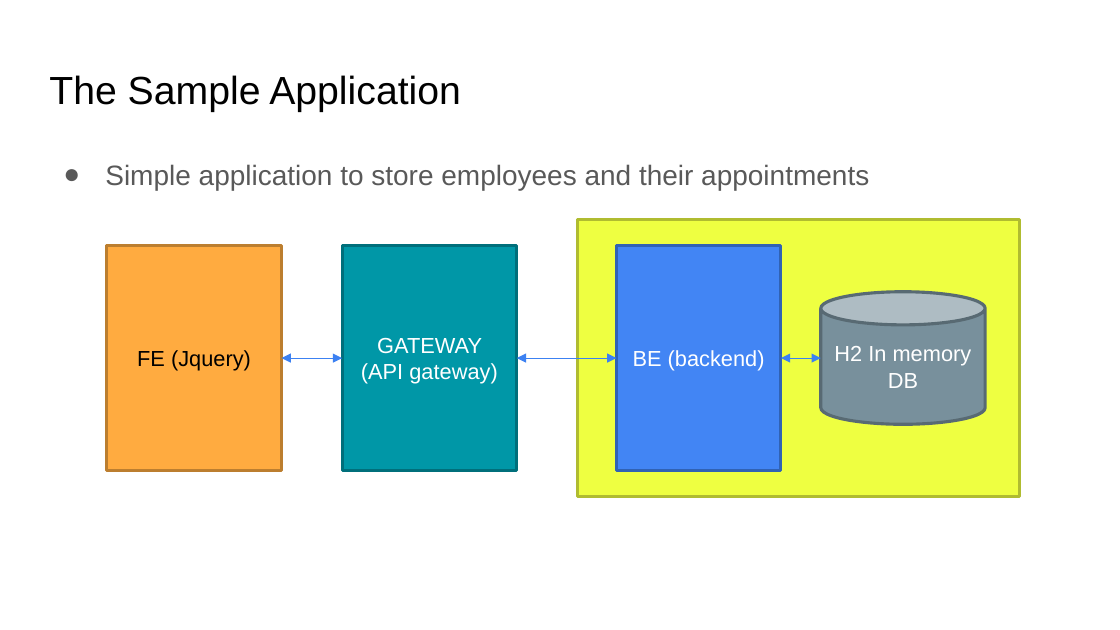
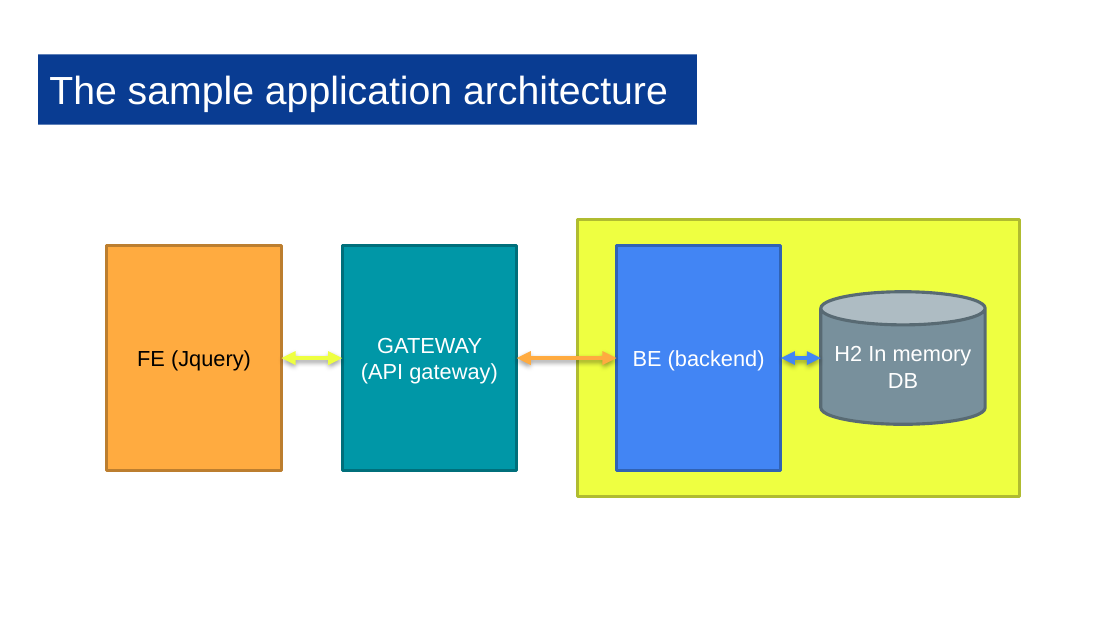
Before and after one commit to kendarorg/HttpAnsweringMachine, a slide deck: slide 5 of docs/HAM.EP.pptx (slide 6 before the commit). Drawn at 1120x630 pixels with LibreOffice and Linux fonts; fonts in the diff are those of the drawing; background and template pictures are left out. Boxes give left, top, right and bottom in pixels: in the first picture for what was removed or moved away, otherwise in the second. Text is boxed around its words. In the diff, an @@ line names an element or a change of style, - is before the commit and + after.

```diff
--- a/docs/HAM.EP.pptx
+++ b/docs/HAM.EP.pptx
@@ title "The sample application architecture": place and size @@
-title "The sample application architecture" at bbox=[49, 75, 461, 112]
+title "The sample application architecture" at bbox=[38, 55, 697, 125]
@@ title "The sample application architecture" at bbox=[38, 55, 697, 125]: fill none to #093C92 @@
@@ title at bbox=[49, 75, 668, 112]: text changed; text colour #000000 to #FFFFFF @@
-The Sample Application
+The sample application architecture
@@ text removed at bbox=[105, 164, 869, 190] @@
-● Simple application to store employees and their appointments
@@ double arrow (281, 358) - (343, 358): stroke #3C81F3 0.75 pt to #EEFF41 3 pt @@
@@ double arrow (516, 358) - (616, 358): stroke #3C81F3 0.75 pt to #FFAB40 3 pt @@
@@ double arrow (781, 358) - (821, 358): stroke #3C81F3 0.75 pt to #4285F4 3 pt @@
```
Also in this commit, not shown: 2 other slides changed, 1 slide added, 13 slides removed, 1 other file.
